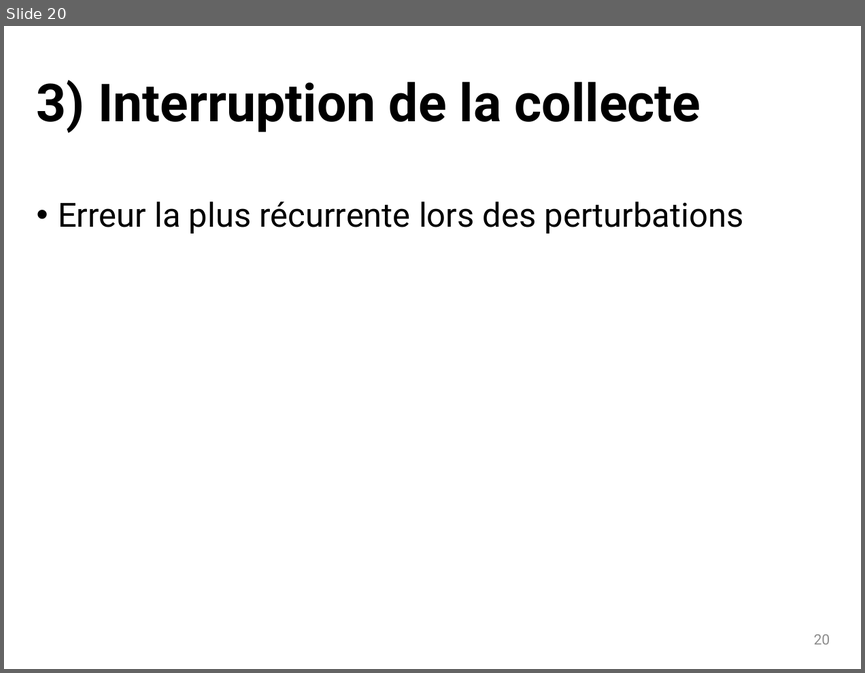
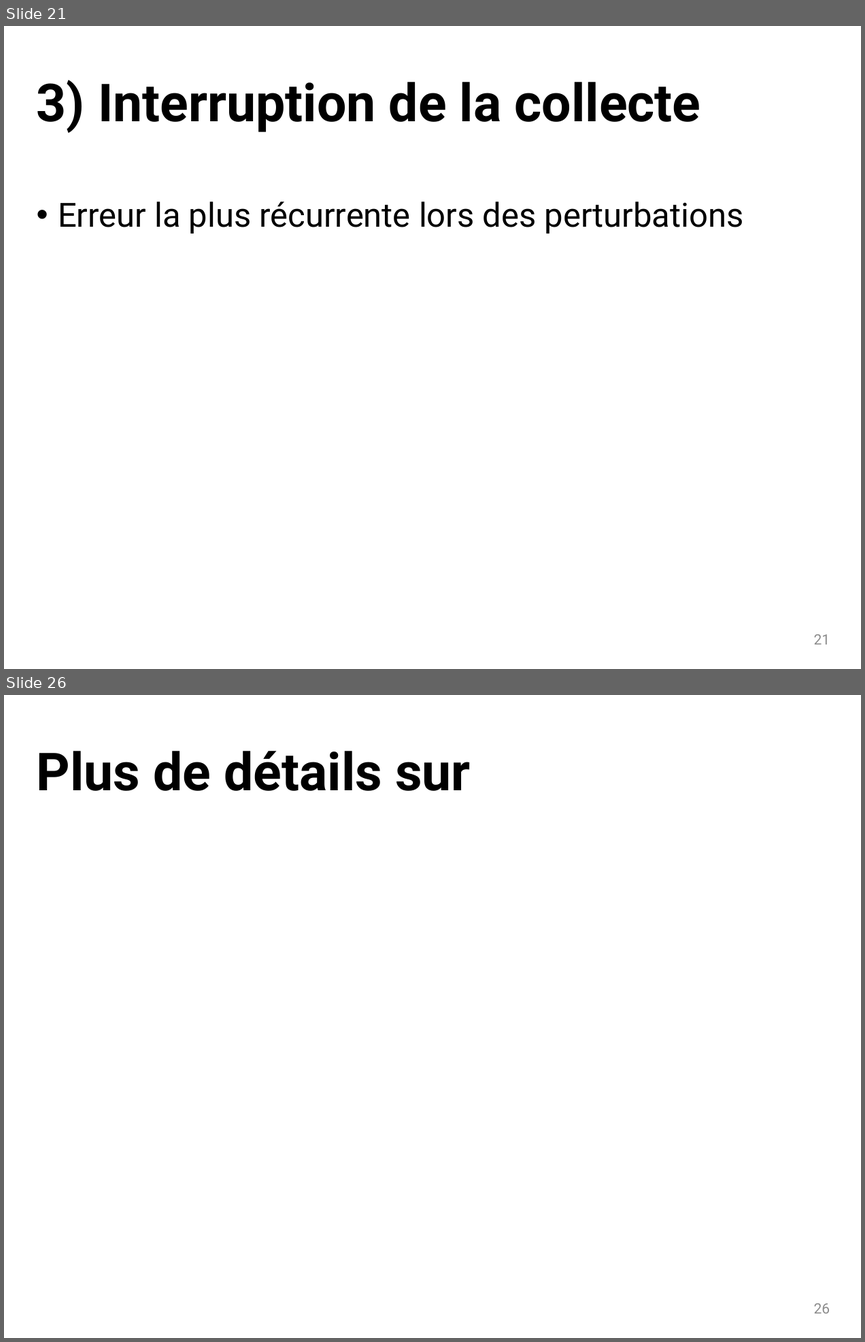
Before and after one commit to dosi-slides/2015_10_geomedia, a slide deck: slides.pptx. Shown one above the other, each under a label of ours: slide 20 before the commit, slides 21 and 26 after it; the slides between them are not shown. The pictures are 865x673 and 865x1342 pixels, drawn with LibreOffice and Linux fonts; fonts in the diff are those of the drawing. Boxes give left, top, right and bottom in pixels: in the first picture for what was removed or moved away, otherwise in the second. Text is boxed around its words. In the diff, an @@ line names an element or a change of style, - is before the commit and + after.

```diff
--- a/slides.pptx
+++ b/slides.pptx
@@ slide 26 added at (x1=4, y1=695, x2=861, y2=1338), background #FFFFFF @@
@@ title added at (x1=37, y1=751, x2=470, y2=791), 44 pt, text #000000, bold @@
+Plus de détails sur
@@ page number added at (x1=814, y1=1303, x2=830, y2=1313), 12 pt, text #8C8C8C @@
+26
@@ what was slide 20 is now slide 21 @@
@@ page number at (x1=814, y1=634, x2=830, y2=644): text changed @@
-20
+21
```
Also in this commit, not shown: 4 slides changed, 3 other slides added, 1 slide removed.
